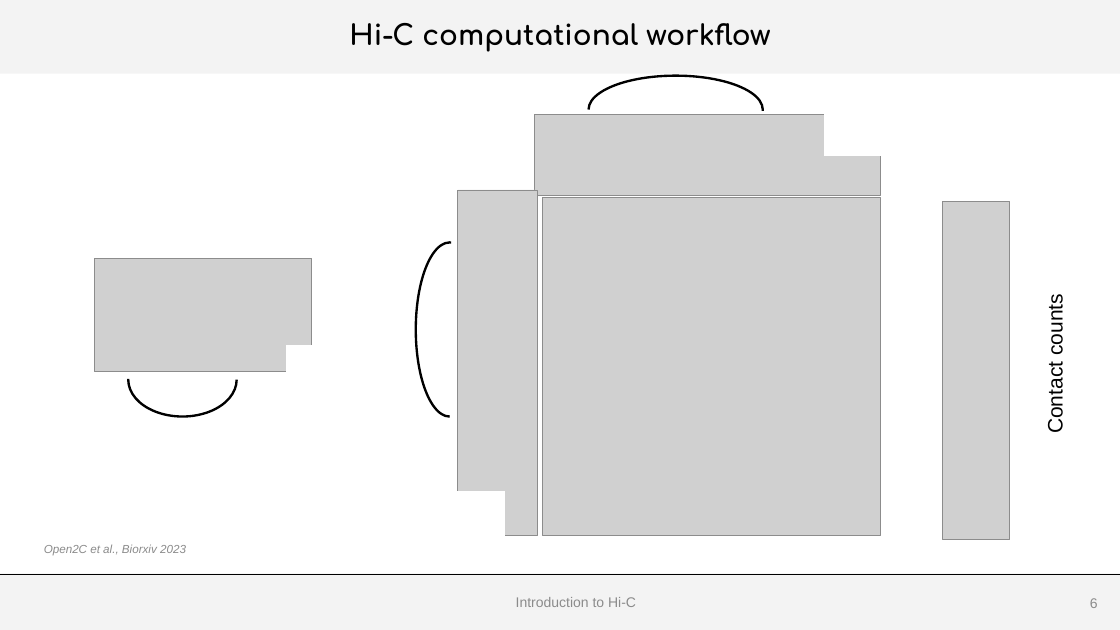
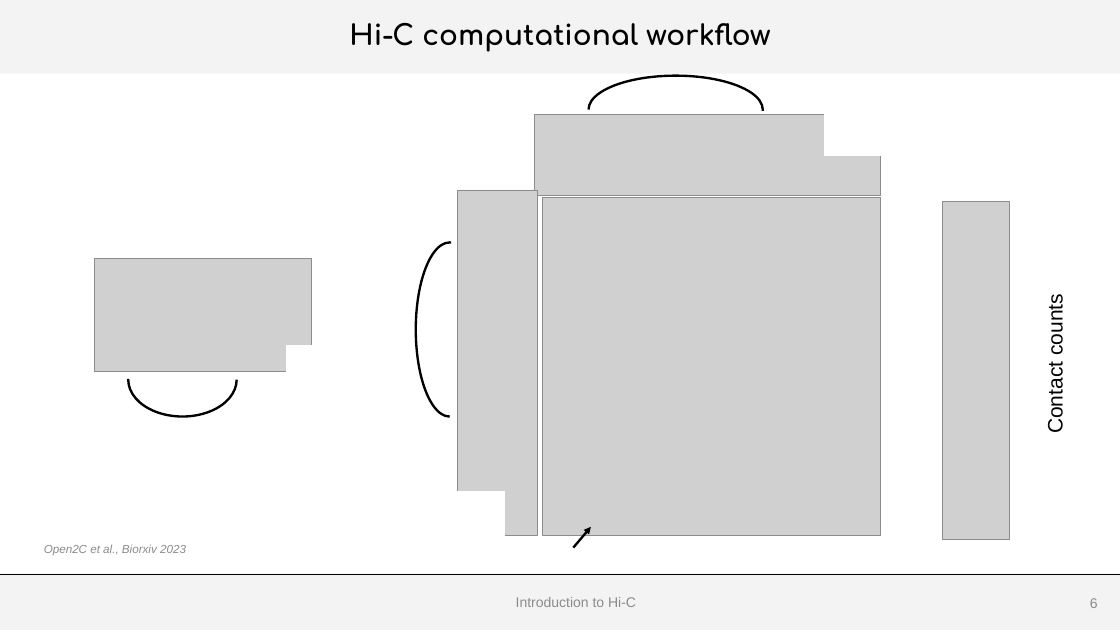
Before and after one commit to js2264/NGS-Physalia, a slide deck: slide 6 of inst/docs/Lecture7.pptx. Drawn at 1120x630 pixels with LibreOffice and Linux fonts; fonts in the diff are those of the drawing; grey boxes stand for pictures; background and template pictures are left out. Boxes give left, top, right and bottom in pixels: in the first picture for what was removed or moved away, otherwise in the second. Text is boxed around its words. In the diff, an @@ line names an element or a change of style, - is before the commit and + after.

```diff
--- a/inst/docs/Lecture7.pptx
+++ b/inst/docs/Lecture7.pptx
@@ arrow added from (574, 548) to (591, 527), #000000 2 pt @@
```
Also in this commit, not shown: 2 other slides changed, 1 slide added, 25 other files.
